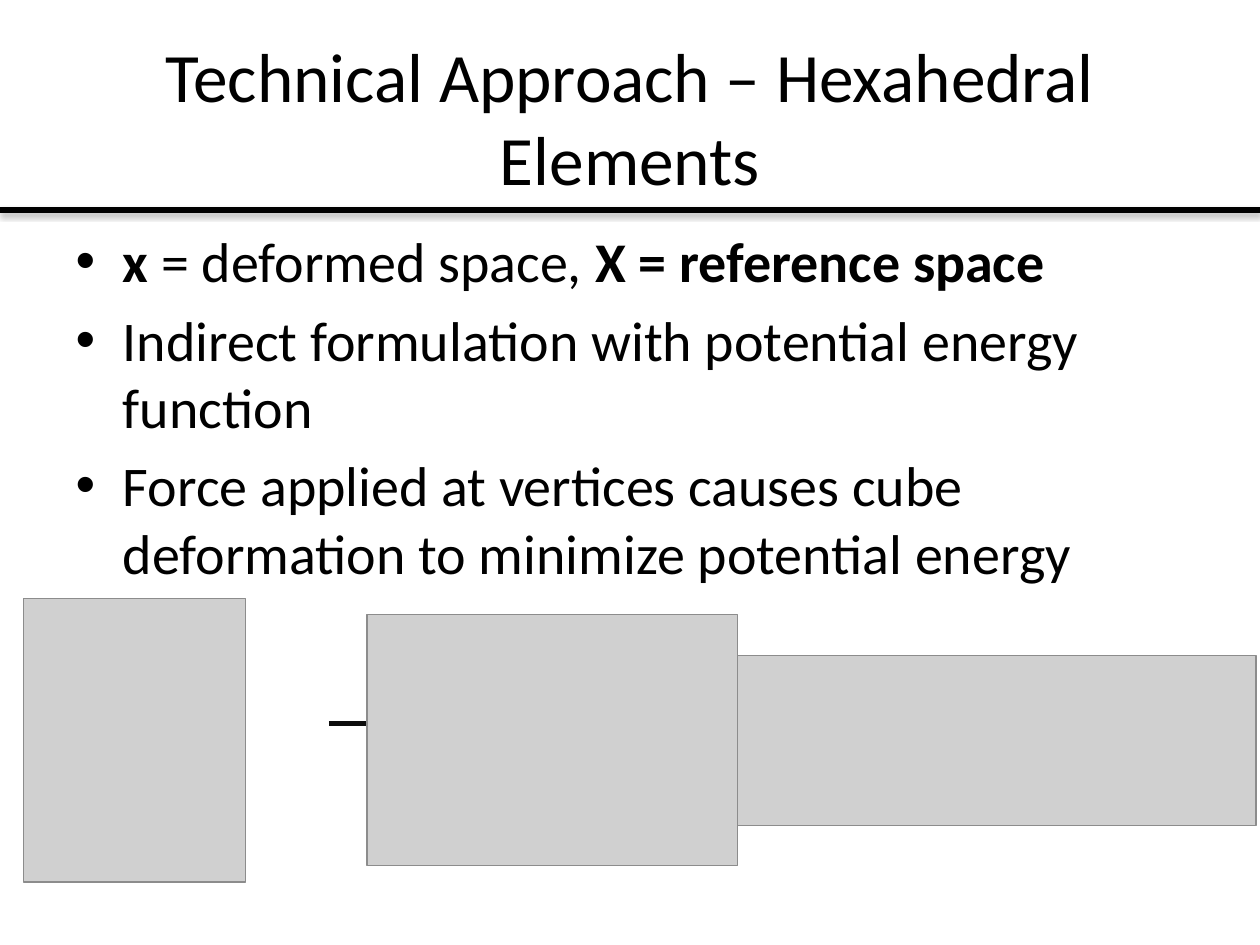
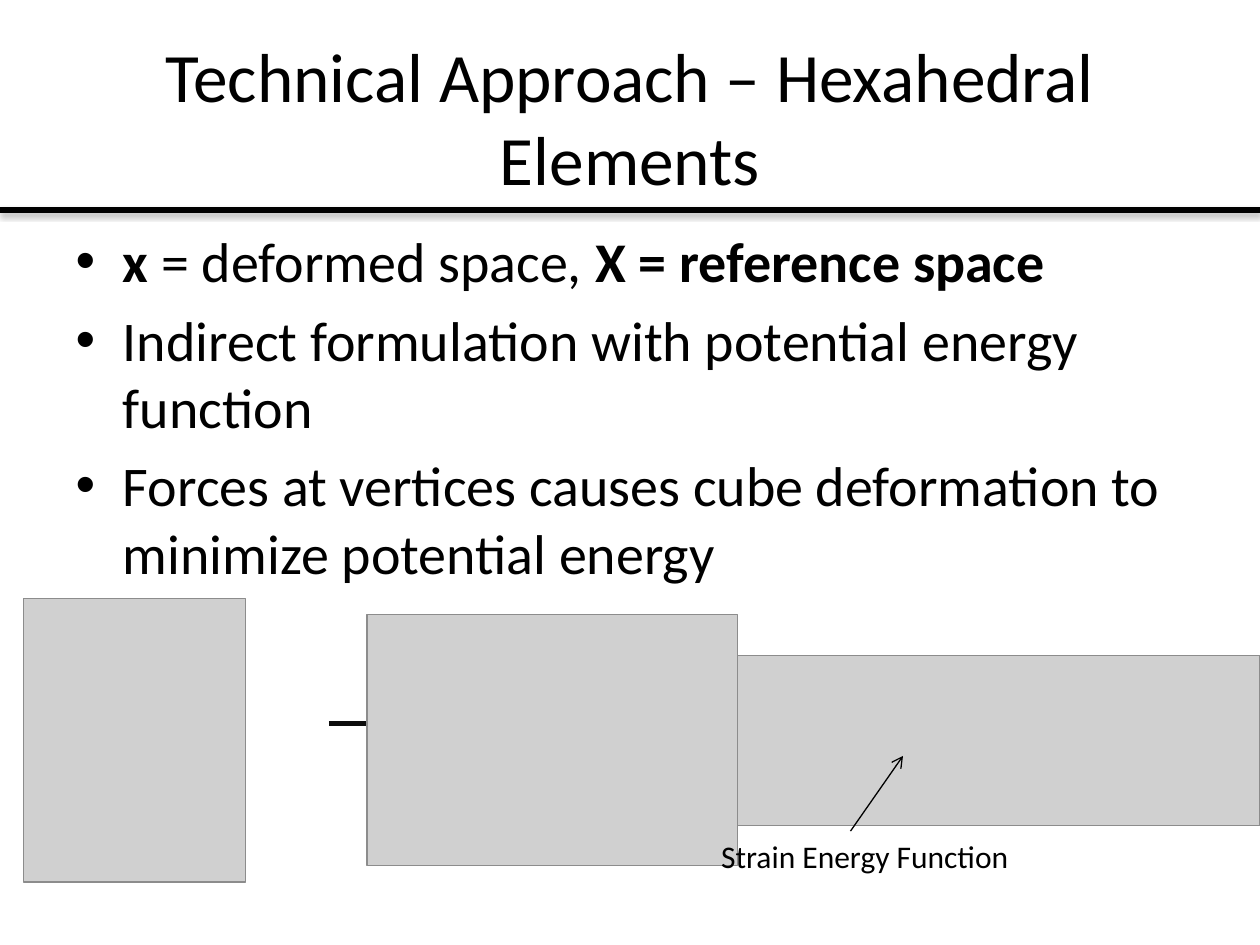
Before and after one commit to arjunnar/MakerbotFEMSim, a slide deck: slide 4 of Midpoint Presentation/6.S079MidpointPresentation.pptx. Drawn at 1260x945 pixels with LibreOffice and Linux fonts; fonts in the diff are those of the drawing; grey boxes stand for pictures. Boxes give left, top, right and bottom in pixels: in the first picture for what was removed or moved away, otherwise in the second. Text is boxed around its words. In the diff, an @@ line names an element or a change of style, - is before the commit and + after.

```diff
--- a/Midpoint Presentation/6.S079MidpointPresentation.pptx
+++ b/Midpoint Presentation/6.S079MidpointPresentation.pptx
@@ text at <box>123,467,1160,584</box>: text changed @@
-• Force applied at vertices causes cube deformation to minimize potential energy
+• Forces at vertices causes cube deformation to minimize potential energy
@@ picture: place and size @@
-picture at <box>721,655,1256,825</box>
+picture at <box>724,655,1260,825</box>
@@ arrow added from (850, 832) to (903, 756), #000000 0.75 pt @@
@@ text added at <box>721,842,1008,874</box>, 18 pt, text #000000 @@
+Strain Energy Function
```
Also in this commit, not shown: 3 other slides changed.
